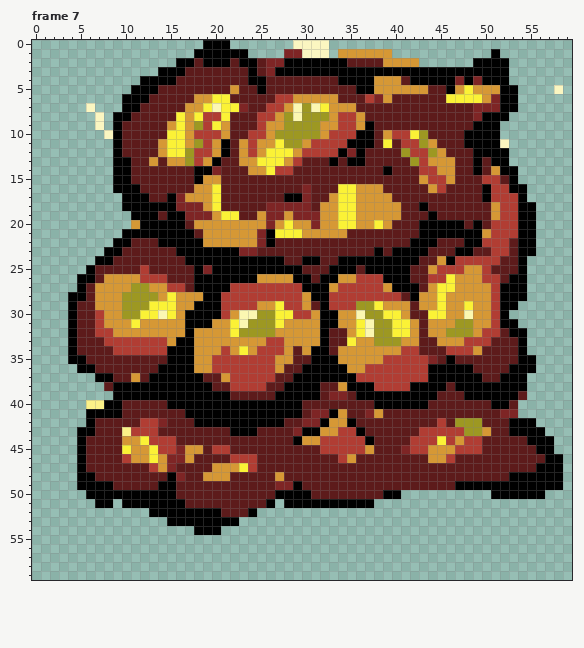
Pixel-art file: Sprites/Effects/ExplosionBig.aseprite. The first picture shows the starting point.
60x60 pixels, 7 frames. Shown: frame 7. The commit also changed other frames, which this record leaves out.
The same view after the edit:
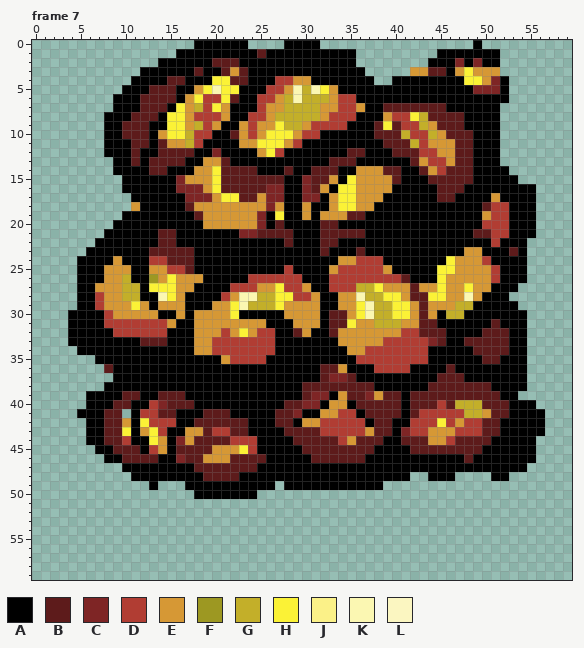
Palette (. is transparent): A #000000  B #5d1b1b  C #7e2525  D #b13d33  E #d69835  F #9d9822  G #c3af29  H #fbf236  J #fbf188  K #fbf7b2  L #fbf6c1
From the commit log: explosion animation full
Changes in this commit:
layer "Flattened" added
layer "Layer 1" removed
layer "Layer 4" removed
layer "Layer 5" removed
layer "Layer 2" removed
layer "Layer 3" removed
Changed rows in their new state; - is an unchanged pixel.
Frame 7:
first column x 4:
 0 --------------A---AA----AAAA.----------------A---------
 1 ------------AA------ABAAAAAAAAAA....-----AAAAAA--------
 2 ----------AA--A-BB---AAA-------A.......-AAACAC--.------
 3 --------AA---A-AA-E--AA----------.....EEBB-EHEEE.------
 4 -------A---B-AAAHH----ADDEEAAA----..AA-----AHHEC-------
 5 ------A--B--AAEHKHHAA-DDEKGKHEAA--AAAAAAAA-AACCC-.----.
 6 -----A--B---AEHDD--AADDEGKGGG-DDAAAAAAAAAAAAAAAA-.-----
 7 --.--A-----AH-GDHEAAADEEGGGGE-DDEAA-------AAAAAA..-----
 8 ---.A-----AH--D--EAAD-EGGGGGED--AAAEDDHG----AA--.------
 9 ---.A----AAH--G-EAAEDE-HGGEDDD-AA--H-DDGE---A----------
10 ----A----AE--G--AA-E-EHHHEDDAAAA---BBGDDGE--B----------
11 ----A-A--ABEEGDAA-A-EHH-EDAAAAA---AB-BGD-EE-B---.------
12 ----A-A-AABBBBAAC-AAA--DAAAAAA-BBAAA-BB-D-E-----.------
13 --------AB-BBAA-E-AAAAAAAAAAAB-B-AAAAABEDD----A-.------
14 -------AA--AAAEEH---BAAABAA---AAEEEB-AABEDB---AA-.-----
15 -----.-AAAAACEE-H-------AAC--EAHEEEE-AAABBB--AAAA------
16 -----.--AAAACCC-------CCAA--EA-----EAAAAAB--AA-AA--A---
17 ------.--AA-ACCCEHH--ECC---CA------AAAAAA--AAA-EAA-A---
18 ------.E----ABE-EEEEEE-EAAEAA-----AAAAA-AAAAAA-D-A-----
19 ------A---A--ABE-EEEECAHAAEA--EBBAAAAAAA-AAAAAED-A-----
20 -----AAA-----AA------CABAAAABBAAAAAAAAA-----A-D--A-----
21 ----AA----BB--AAAAACCBBBBAAABBB--AAAAAA------BB--A-----
22 ---AA--AAABB---AAAAAAA-A-AAA--AAAAAAAA---AAA--A-AA-.---
23 --AA--AAA---BB-----AAAAAAAAA-AAA-A-A----AAA-EEAAA--.---
24 -AA--EAAADD--B----------AA--AAEEDDD----AAAHEEE-AAA-----
25 -A-AEEEAAEEDD--A--------D-AAAEDDDDDE--AAAHHE--EDAA-----
26 ---A--GAAFEHEEE-----DDDDDD-A-DDD---DDBAAAHE---E-A------
27 --A---GGAHHHEE-------EEH--E--D--GGH-EEBE--E-H--A--.----
28 .-AD--GGAAK--AA---EKKGGHH-DE-AEEKGGHHEBBH---K-AA-..----
29 .AAD--EHEAEE-A--EEHKGGG-EE-E-AEEHKGGHHEB-E-GGAAA-------
30 -AAAD-EEEEAA--EEEEHAAAAAEEE--BB-HKGG-HE-EAGGAAAA-AA----
31 -AAADDDDDDD-A-EE--EEEEAAA----BBHEEGGGE--BAAAAAAB--A----
32 -AAAADDDDDDAA----DEHEDDAAB-A--E-EEEEEDD-BBAAAABB-------
33 -AAAAAAABBBA----DDDDDD-AAAAA-AEE--EDDDDDCBAABBB--A-----
34 .AAAAAAAAAA-----D-DDD--AAAA--AA--DDDD--DAAAAAB---A-----
35 ...AAAAAAAA---AAAE----AAAAA---AADDD-----AA-AAA--AA-.---
36 -...-AAAAA----AAAAAAAAAAAA--BBEAAA----AA--B--AAAA--.---
37 ---..AAAA------AAAAAAAAAA---BCCBAAAAAAAA-BBB--AA-------
38 ----A-----------AAAAAAAA--BB--BBBBAAAA--BB-BBBB--------
39 --AAA-BB--BBB-----AAAAA---BCCAE-BCEBB-BBB---BBBB--.----
40 --AA-B-AADCBBB----------BBCCAEEA--BBB-BB-D-GGG-BBAAA---
41 -A--BB.ADD--A--BBB-----BBCAAEEDDABB--A-DDDDDGGE-BAAAA--
42 ---A--EAH-DDAABBBBBB---B-AEEDDDDDA--AADDDHDEDD--A---A--
43 -.-A--HAEHDAAEE-DDBB-AAA-BBBDD--DE--ACD-EEE-DDB-A------
44 -.AA--DAAHEACE----DDDAAAABBBBB-EBB-AA-BBEE-BBB-AAAA-..-
45 -..AA-BBADEABBB-EEEHDAAAAA--BBBBBBAAAABBBBBBBBAAAAAA..-
46 -...AABBBBAA-B-EEEBBB-AAAAA---BB-AAAAAAAAAAA-AAAAAAA...
47 -.....AAAAAAAA--BBBBBAAAAAAAAAAAAAAAAAAAAAAAAAAAAAA....
48 -......AAAA-AAABBB-AAAAAAAAAAAAAAAAAAA..AAA....AA......
49 -........A...AAAAAAAAAA.A-AAAAAAAAA....................
50 --............AAAAAAA................----------......--
51 ---..-.................-..........---------------------
52 ---------............----------------------------------
53 -----------........------------------------------------
54 --------------...--------------------------------------
